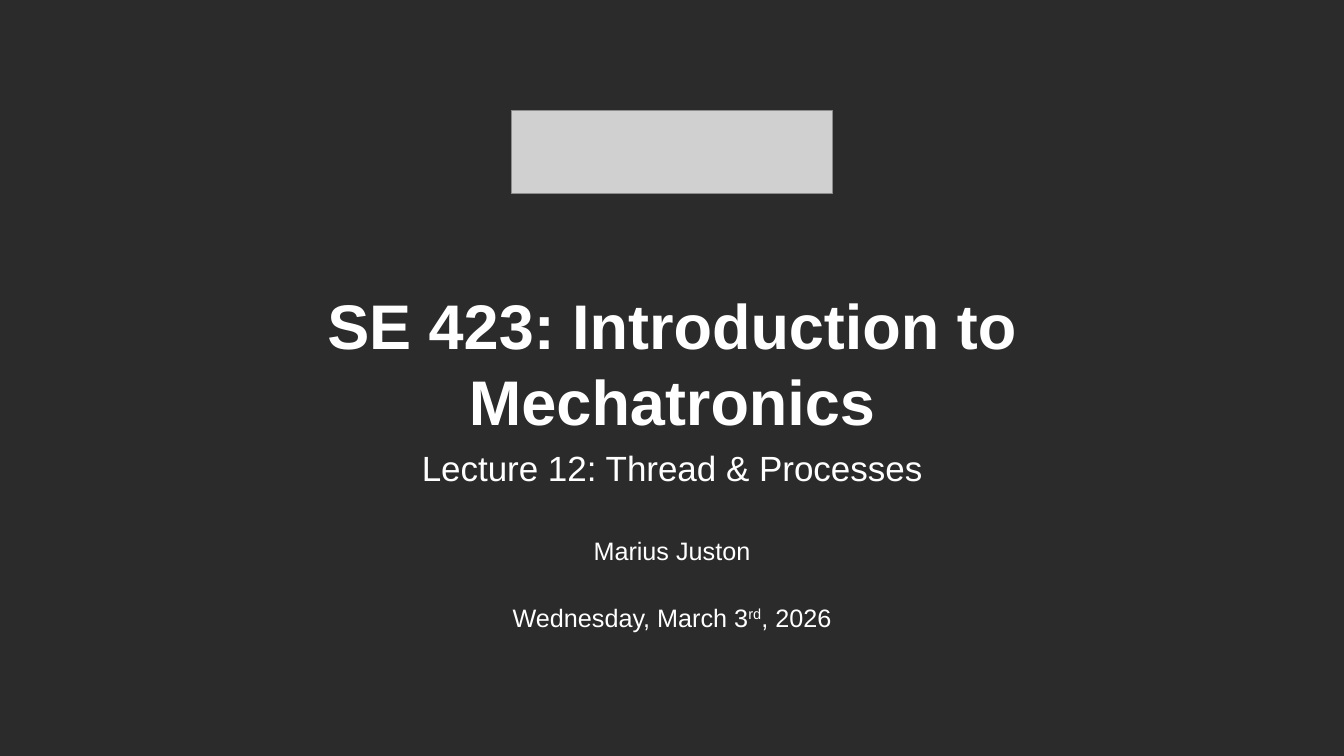
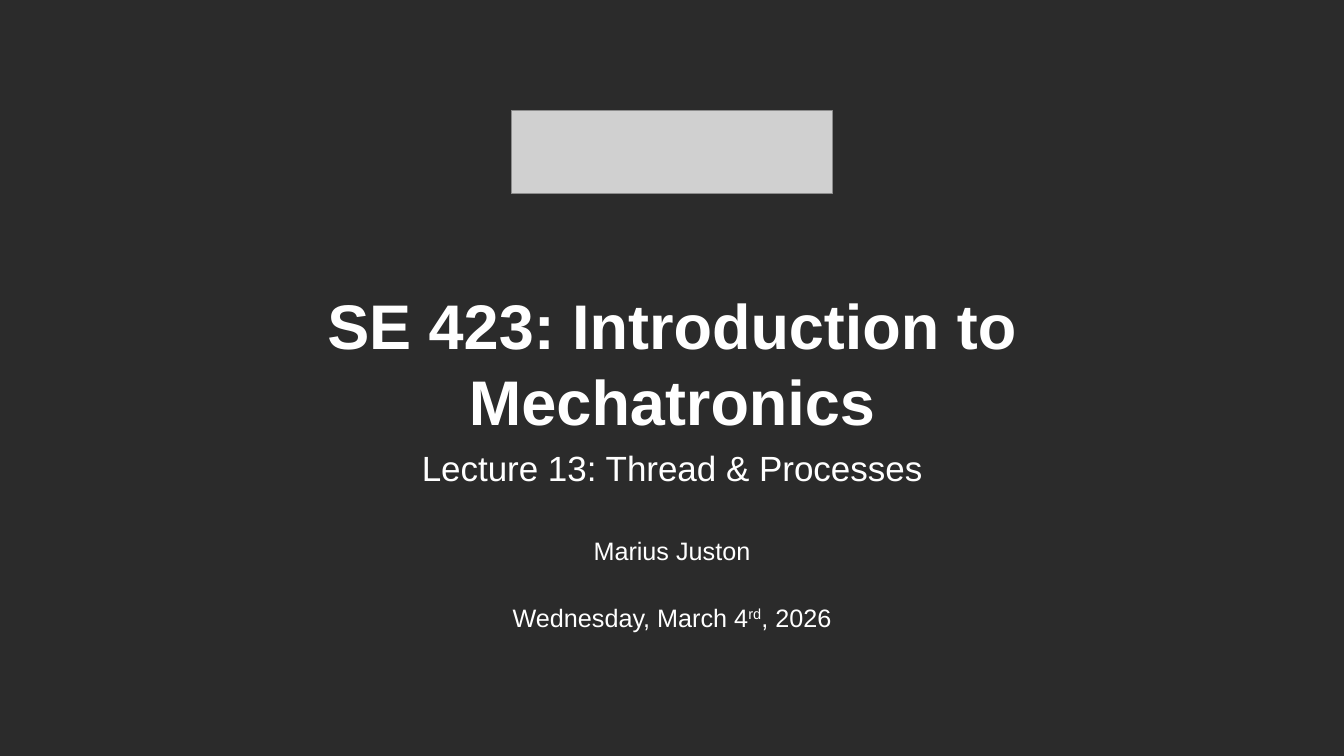
Before and after one commit to Marius-Juston/SE-423---Class-Material, a slide deck: slide 1 of Lectures/Slides/L13.pptx. Drawn at 1344x756 pixels with LibreOffice and Linux fonts; fonts in the diff are those of the drawing; grey boxes stand for pictures; background and template pictures are left out; a plain dark background stands for a picture behind light text. Boxes give left, top, right and bottom in pixels: in the first picture for what was removed or moved away, otherwise in the second. Text is boxed around its words. In the diff, an @@ line names an element or a change of style, - is before the commit and + after.

Commit message:
update slide numbering

```diff
--- a/Lectures/Slides/L13.pptx
+++ b/Lectures/Slides/L13.pptx
@@ text at box(422, 455, 922, 482): text changed @@
-Lecture 12: Thread & Processes
+Lecture 13: Thread & Processes
@@ text at box(513, 608, 831, 632): text changed @@
-Wednesday, March 3rd, 2026
+Wednesday, March 4rd, 2026
```
